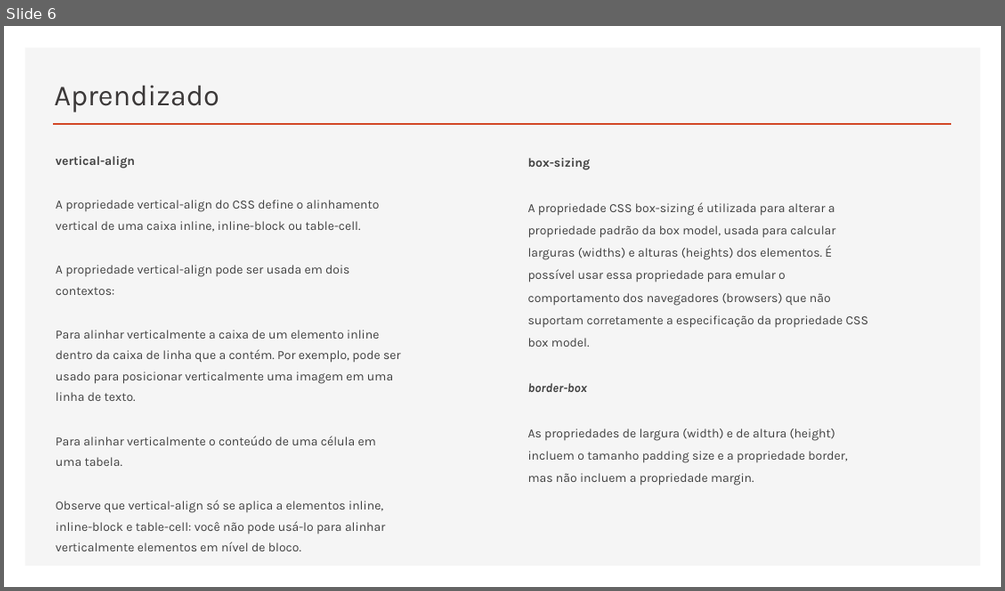
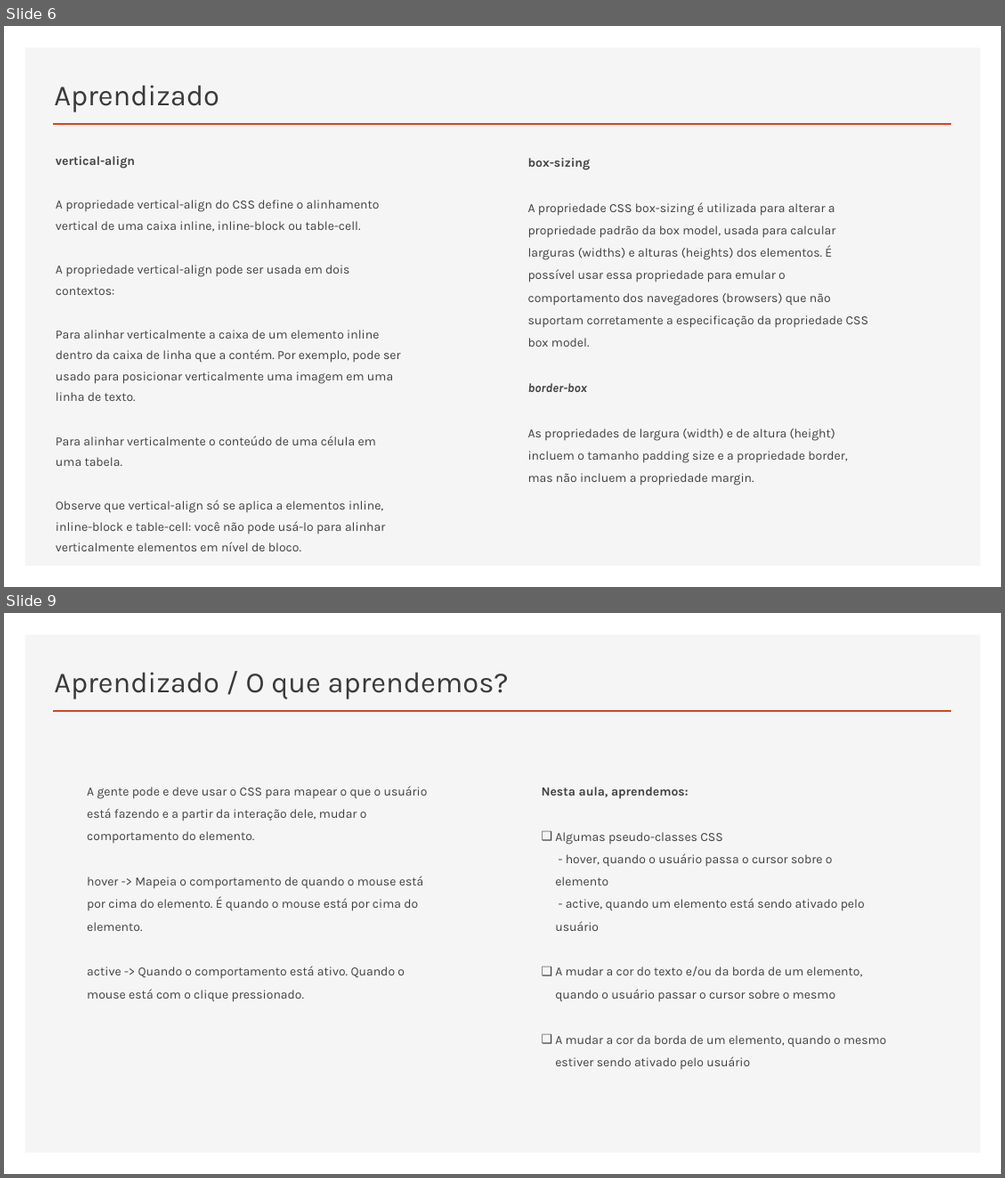
Before and after one commit to RaizaCirne/app-flex, a slide deck: Trilhas/[Iniciante em Programação T5 - ONE]/Material/04.HTML5_e_CSS3-parte_2.pptx. Shown one above the other, each under a label of ours: slide 6 before the commit, slides 6 and 9 after it; the slides between them are not shown. The pictures are 1005x591 and 1005x1178 pixels, drawn with LibreOffice and Linux fonts; fonts in the diff are those of the drawing. Boxes give left, top, right and bottom in pixels: in the first picture for what was removed or moved away, otherwise in the second. Text is boxed around its words. In the diff, an @@ line names an element or a change of style, - is before the commit and + after.

```diff
--- a/Trilhas/[Iniciante em Programação T5 - ONE]/Material/04.HTML5_e_CSS3-parte_2.pptx
+++ b/Trilhas/[Iniciante em Programação T5 - ONE]/Material/04.HTML5_e_CSS3-parte_2.pptx
@@ slide 9 added at box(4, 613, 1001, 1174), background #FFFFFF; not listed: 2 template elements that a slide beside it also shows @@
@@ title added at box(54, 672, 509, 699), 28 pt, text #3B3838 @@
+Aprendizado / O que aprendemos?
@@ text added at box(87, 786, 428, 1002), 12 pt, text #404040 @@
+A gente pode e deve usar o CSS para mapear o que o usuário está fazendo e a partir da interação dele, mudar o comportamento do elemento.
+hover -> Mapeia o comportamento de quando o mouse está por cima do elemento. É quando o mouse está por cima do elemento.
+active -> Quando o comportamento está ativo. Quando o mouse está com o clique pressionado.
@@ text added at box(542, 787, 886, 1069), 12 pt, text #404040 @@
+Nesta aula, aprendemos:
+❑ Algumas pseudo-classes CSS
+  - hover, quando o usuário passa o cursor sobre o elemento
+  - active, quando um elemento está sendo ativado pelo usuário
+❑ A mudar a cor do texto e/ou da borda de um elemento, quando o usuário passar o cursor sobre o mesmo
+❑ A mudar a cor da borda de um elemento, quando o mesmo estiver sendo ativado pelo usuário
```
Also in this commit, not shown: 3 slides changed, 4 other slides added.
